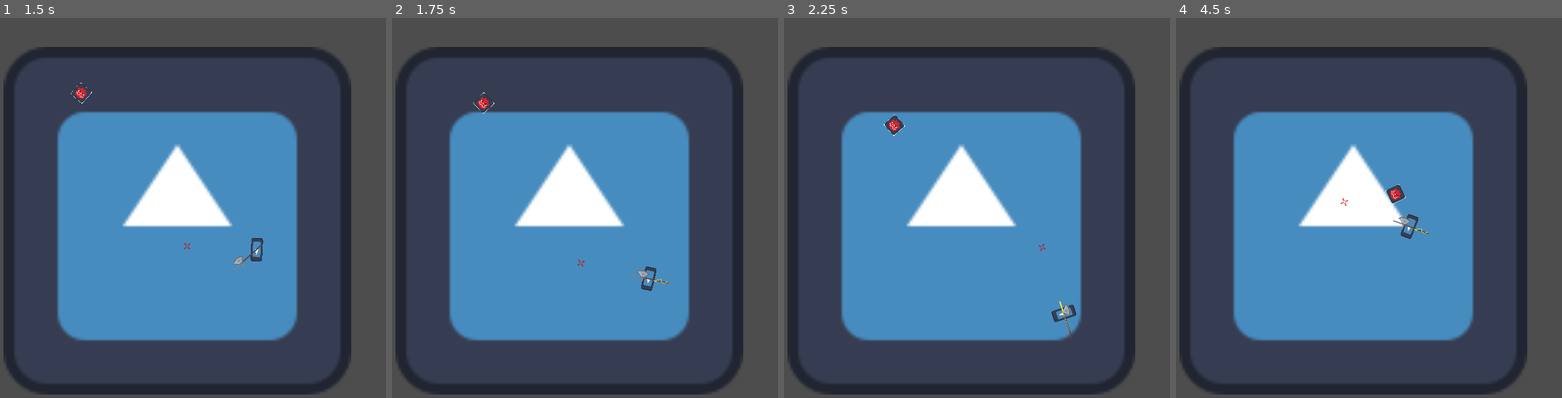
Above: before the commit, frames 1-4 (left to right).
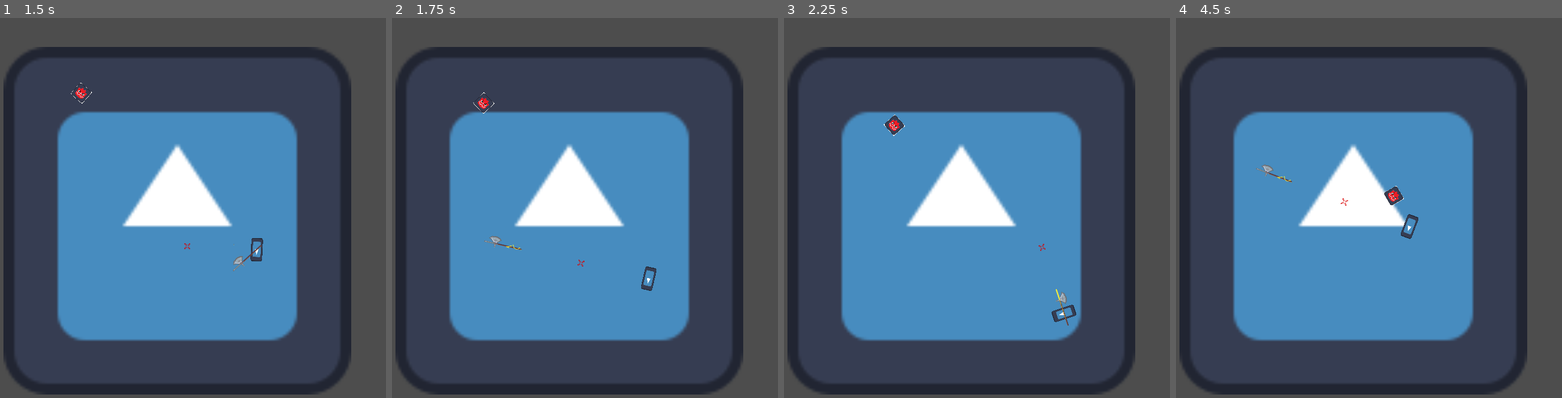
Above: after the commit, the same moments.

Repository: pkettune/halberd_arena
Game: Godot game, scene res://scenes/Main.tscn
The game is run twice, just before and just after one commit, with the same random seed, the same clock (stepped at 60 frames per second) and the same inputs. The engine's default icon, where the game draws it, is replaced by a stand-in: a white triangle on a blue panel in a dark square.
Inputs (mouse positions are in pixels of both pictures, inside the frame that each line leads up to):
- Up to frame 1 (1.5 s): move the mouse to (270, 200) at 0.52 s; hold D (right) 0.53-1.28 s; hold Right mouse button (throw) 0.53-1.28 s; move the mouse to (92, 242) at 1.27 s; hold S (down) from 1.28 s (still down); click (92, 242) at 1.35 s
- Up to frame 2 (1.75 s): keep holding S (down); right-click (484, 242) at 1.55 s
- Up to frame 3 (2.25 s): move the mouse to (1004, 128) at 2.02 s; release S (down) at 2.03 s; hold D (right) from 2.03 s (still down); hold Right mouse button (throw) from 2.03 s (still down)
- Up to frame 4 (4.5 s): move the mouse to (1334, 303) at 2.77 s; release D (right) at 2.78 s; release Right mouse button (throw) at 2.78 s; hold W (up) 2.78-3.53 s; right-click (1334, 303) at 2.85 s; move the mouse to (1477, 284) at 3.52 s; press the mouse at (1477, 284) at 3.53 s; hold A (left) from 3.53 s (still down); right-click (1477, 284) at 3.8 s; move the mouse to (1230, 158) at 4.27 s; release the mouse at (1230, 158) at 4.28 s; right-click (1230, 158) at 4.35 s

Frame 1 is identical in both runs. In frame 2, 0.2% of the frame differs, in the area x 23-72%, y 57-71%; in frame 3, 0.1%; in frame 4, 0.3%, in the area x 20-66%, y 38-58%.

Commit message:
cleaning and spear fn

Diff:
--- a/scenes/Main.tscn
+++ b/scenes/Main.tscn
@@ -1,10 +1,11 @@
-[gd_scene load_steps=7 format=3 uid="uid://debpemh102rl1"]
+[gd_scene load_steps=8 format=3 uid="uid://debpemh102rl1"]
 
 [ext_resource type="PackedScene" uid="uid://bfj64ghpbakjs" path="res://scenes/arena.tscn" id="1_y0b0d"]
 [ext_resource type="PackedScene" uid="uid://bss165o1gdb1g" path="res://scenes/player.tscn" id="2_8axoe"]
 [ext_resource type="PackedScene" uid="uid://ds7ysl744osi7" path="res://scenes/HUD.tscn" id="3_exrj4"]
 [ext_resource type="PackedScene" uid="uid://cgqmq6n48ndpq" path="res://scenes/enemy.tscn" id="4_fobr8"]
 [ext_resource type="PackedScene" uid="uid://7rotx6sj06c6" path="res://scenes/weapon.tscn" id="5_67alg"]
+[ext_resource type="PackedScene" uid="uid://c5lc03k6a22oi" path="res://scenes/projectile.tscn" id="5_teihn"]
 
 [sub_resource type="GDScript" id="GDScript_wbppb"]
 script/source = "extends Area2D
@@ -24,3 +25,6 @@
 
 [node name="Weapon" parent="Player" instance=ExtResource("5_67alg")]
 position = Vector2(-347, -370)
+
+[node name="Projectile" parent="Player" instance=ExtResource("5_teihn")]
+position = Vector2(-347, -370)
--- /dev/null
+++ b/scenes/projectile.gd
@@ -0,0 +1,26 @@
+class_name Projectile
+extends Node2D
+
+@export var speed := 1000.0
+@export var lifetime := 3.0
+
+var direction := Vector2.ZERO
+
+#@onready var timer := $Timer
+@onready var hitbox := $Spear/CollisionShape2D
+@onready var sprite := $SpearSprite
+@onready var impact_detector := $ImpactDetector
+
+func _ready():
+	set_as_top_level(true)
+	look_at(position + direction)
+
+# TIMER ITMERIMT TIMER ANPAN ANPAN ANPAN ANPAN ANPAN ANPAN
+
+# impact detector
+
+func _physics_process(delta: float) -> void:
+	position += direction * speed * delta
+
+func _on_impact(_body: Node) -> void:
+	queue_free()
--- /dev/null
+++ b/scenes/projectile.tscn
@@ -0,0 +1,24 @@
+[gd_scene load_steps=4 format=3 uid="uid://c5lc03k6a22oi"]
+
+[ext_resource type="Script" path="res://scenes/projectile.gd" id="1_7h13x"]
+[ext_resource type="Texture2D" uid="uid://bcgadixvfrpv" path="res://pictures/aurinkoon3.png" id="2_506mh"]
+
+[sub_resource type="SegmentShape2D" id="SegmentShape2D_bhoju"]
+a = Vector2(46.0571, -34.9398)
+
+[node name="Projectile" type="Node2D"]
+script = ExtResource("1_7h13x")
+
+[node name="SpearSprite" type="Sprite2D" parent="."]
+position = Vector2(-50.0495, -44.3427)
+texture = ExtResource("2_506mh")
+
+[node name="Spear" type="CharacterBody2D" parent="."]
+position = Vector2(-50.0495, -44.3427)
+collision_layer = 2
+collision_mask = 0
+
+[node name="CollisionShape2D" type="CollisionShape2D" parent="Spear"]
+position = Vector2(-6, -1)
+scale = Vector2(0.631445, 0.641369)
+shape = SubResource("SegmentShape2D_bhoju")
--- a/scenes/weapon.tscn
+++ b/scenes/weapon.tscn
@@ -37,31 +37,34 @@
 
 "
 
-[node name="Weapon" type="CharacterBody2D"]
+[node name="Weapon" type="Node2D"]
+script = ExtResource("1_vd6j2")
+
+[node name="Halberd" type="CharacterBody2D" parent="."]
 collision_layer = 2
 collision_mask = 4
-script = ExtResource("1_vd6j2")
 
-[node name="WeaponHitbox" type="CollisionPolygon2D" parent="."]
+[node name="WeaponHitbox" type="CollisionPolygon2D" parent="Halberd"]
 position = Vector2(-45, 17)
 polygon = PackedVector2Array(65, -46, 68, -30, 75, -30, 80, -32, 84, -37, 84, -46, 74, -44, 78, -48, 85, -56)
 
-[node name="WeaponSprite" type="Sprite2D" parent="."]
+[node name="WeaponSprite" type="Sprite2D" parent="Halberd"]
 position = Vector2(16, -15)
 texture = ExtResource("2_bj3mr")
 hframes = 8
 frame = 7
 
 [node name="AnimationPlayer" type="AnimationPlayer" parent="."]
+root_node = NodePath("../Halberd")
 libraries = {
 "": SubResource("AnimationLibrary_vxikn")
 }
 script = SubResource("GDScript_uxfir")
 
+[node name="Marker2D" type="Marker2D" parent="."]
+position = Vector2(219, -218)
+
 [node name="AudioStreamPlayer2D" type="AudioStreamPlayer2D" parent="."]
 stream = ExtResource("3_vd3bw")
 
-[node name="Marker2D" type="Marker2D" parent="."]
-position = Vector2(219, -218)
-
-[connection signal="animation_finished" from="AnimationPlayer" to="." method="_on_animation_player_animation_finished"]
+[connection signal="animation_finished" from="AnimationPlayer" to="Halberd" method="_on_animation_player_animation_finished"]
--- a/scripts/player.gd
+++ b/scripts/player.gd
@@ -22,10 +22,6 @@
 	position += player_direction * speed * delta
 
 	look_at(get_global_mouse_position())
-#	if (Input.mouse_mode):
-#		Input.mouse_mode = Input.MOUSE_MODE_CONFINED_HIDDEN
-#		Input.warp_mouse(get_viewport().get_mouse_position() + aim_movement)
-#	crosshair.position = self.get_local_mouse_position().normalized() * aim_radius
 
 	var look_vector = Vector2.ZERO
 	look_vector.x = Input.get_action_strength("aim_right") - Input.get_action_strength("aim_left")
@@ -34,14 +30,3 @@
 
 	var aim_direction = Vector2(aim_radius, 0)
 	crosshair.position = aim_direction
-
-
-#	var controllerangle = Vector2.ZERO
-#	controllerangle = Vector2(aim_direction.x, aim_direction.y).angle()
-#	crosshair.rotation = controllerangle
-
-#	var aim_movement = sens * aim_direction
-#	if (aim_direction):
-#		Input.mouse_mode = Input.MOUSE_MODE_CONFINED_HIDDEN
-#		Input.warp_mouse(get_viewport().get_mouse_position() + aim_movement)
-#
--- a/scripts/weapon.gd
+++ b/scripts/weapon.gd
@@ -1,4 +1,4 @@
-extends CharacterBody2D
+extends Node2D
 
 @onready var anim_player = $AnimationPlayer
 
@@ -44,7 +44,7 @@
 	if Input.is_action_just_released("throw"):
 		var tween = create_tween()
 		for sprite in get_children():
-			tween.tween_property(sprite, "position", get_local_mouse_position() * 1, 0.1)
+			tween.tween_property(sprite, "position", get_local_mouse_position(), 0.1)
 			tween.tween_property(sprite, "position", Vector2.ZERO, 0.1)
 #		position = Vector2.ZERO
 #		elapsed += delta * 0.1
@@ -53,18 +53,3 @@
 
 func _on_animation_player_animation_finished(anim_name):
 	anim_player.speed_scale = 0
-
-
-	#####FUlL POWER !!!!!!!!
-
-
-
-#func throw(int):
-#
-#
-#	var collision_info = move_and_collide(velocity.normalized() * delta * speed)
-#
-#	position = lerp(Vector2.ZERO, Vector2(500, 0), elapsed)
-#	$WeaponSprite.look_at(get_global_mouse_position())
-#	var collision_info = move_and_collide(velocity.normalized() * delta * speed)
-#
Binary file added: pictures/aurinkoon3.png
Not shown, added: pictures/aurinkoon3.png.import
